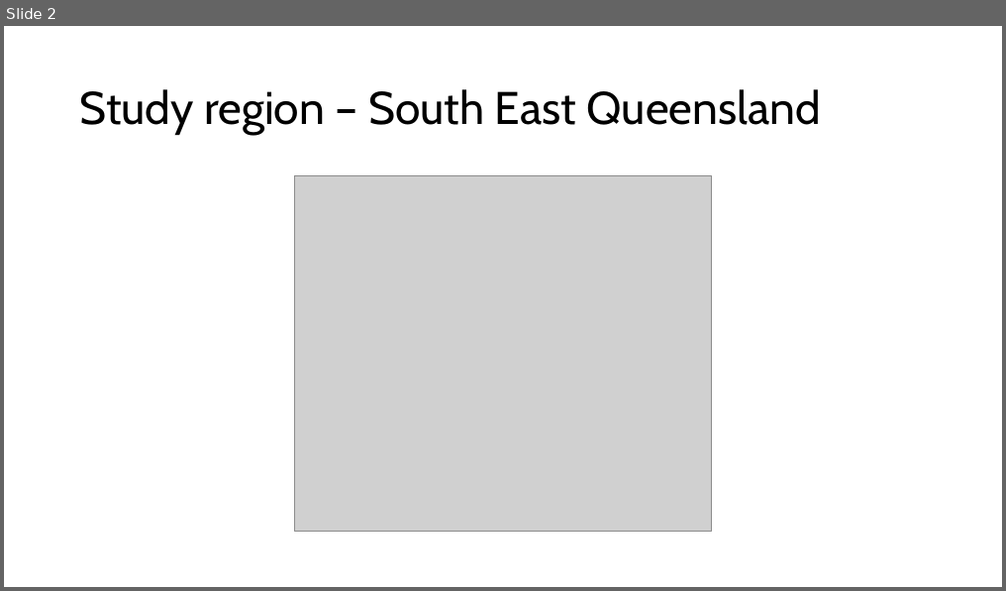
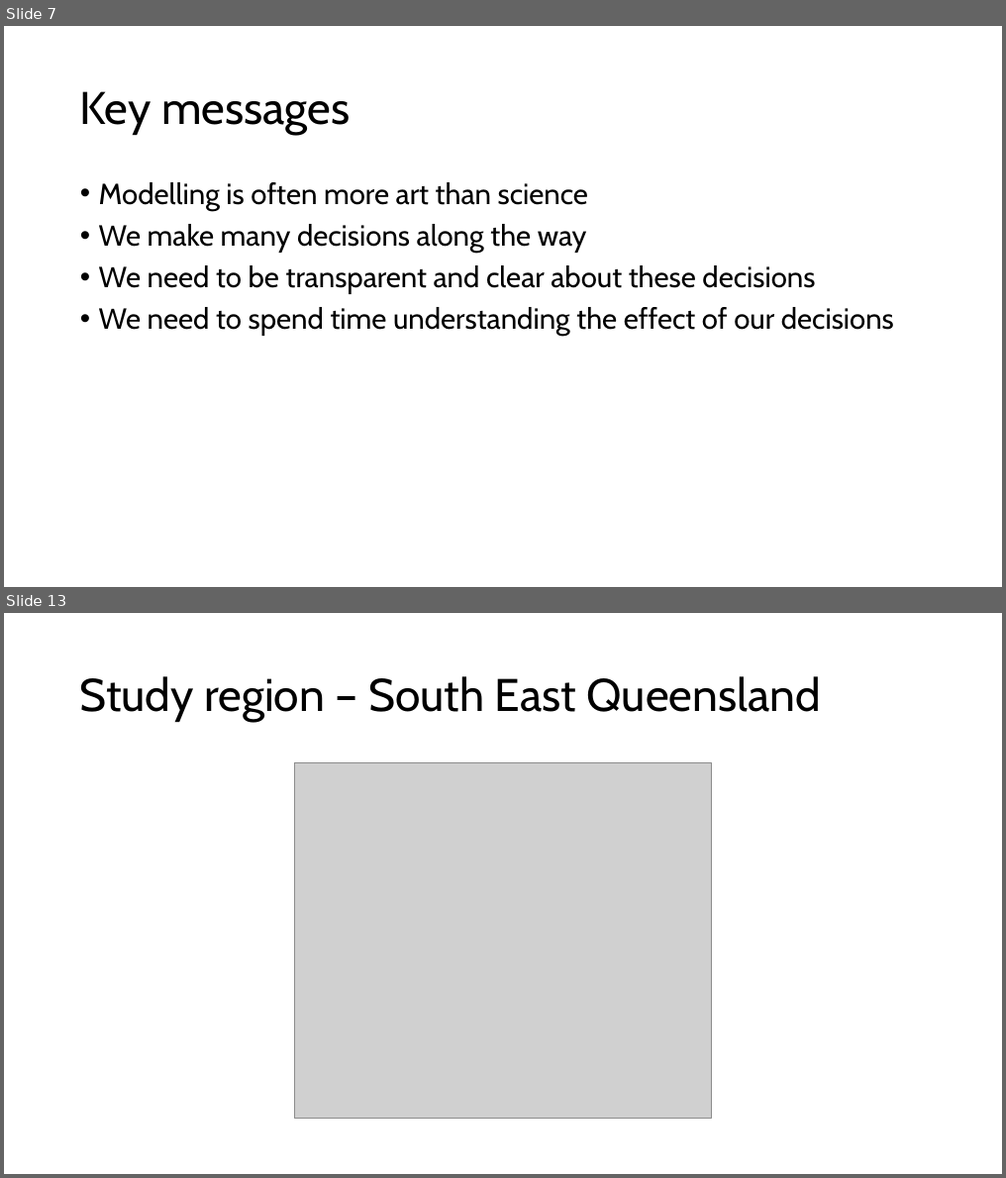
Before and after one commit to patch105/ICCB_koala_sdm, a slide deck: ICC_koala_sdm_slides.pptx. Shown one above the other, each under a label of ours: slide 2 before the commit, slides 7 and 13 after it; the slides between them are not shown. The pictures are 1006x591 and 1006x1178 pixels, drawn with LibreOffice and Linux fonts; fonts in the diff are those of the drawing; grey boxes stand for pictures. Boxes give left, top, right and bottom in pixels: in the first picture for what was removed or moved away, otherwise in the second. Text is boxed around its words. In the diff, an @@ line names an element or a change of style, - is before the commit and + after.

```diff
--- a/ICC_koala_sdm_slides.pptx
+++ b/ICC_koala_sdm_slides.pptx
@@ slide 7 added at (x1=4, y1=26, x2=1002, y2=587), background #FFFFFF @@
@@ title added at (x1=80, y1=91, x2=350, y2=135), 44 pt, text #000000 @@
+Key messages
@@ text added at (x1=99, y1=182, x2=894, y2=337), 28 pt, text #000000 @@
+• Modelling is often more art than science
+• We make many decisions along the way
+• We need to be transparent and clear about these decisions
+• We need to spend time understanding the effect of our decisions
@@ what was slide 2 is now slide 13 @@
```
Also in this commit, not shown: 11 other slides added, 1 slide removed.
